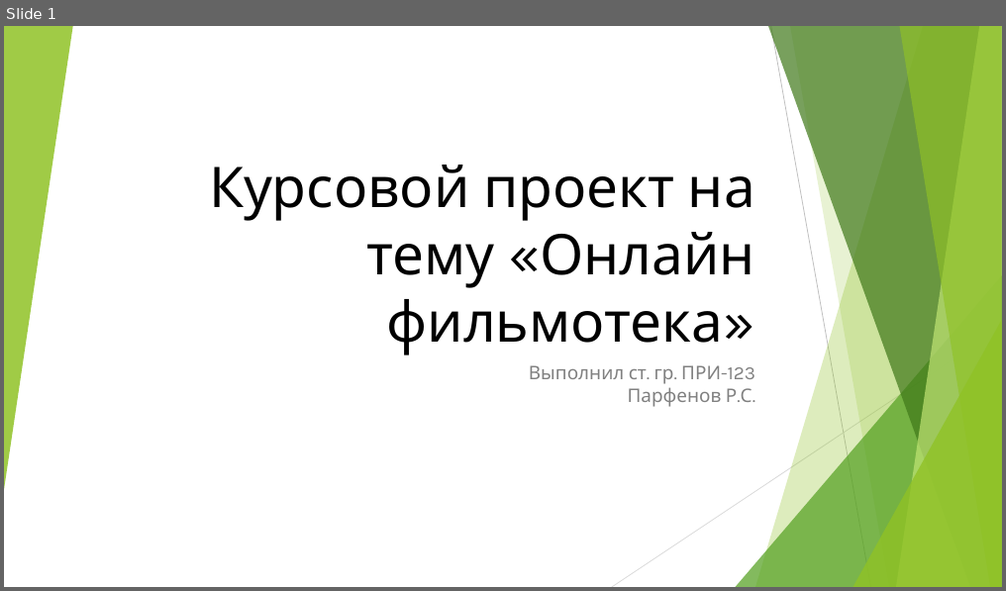
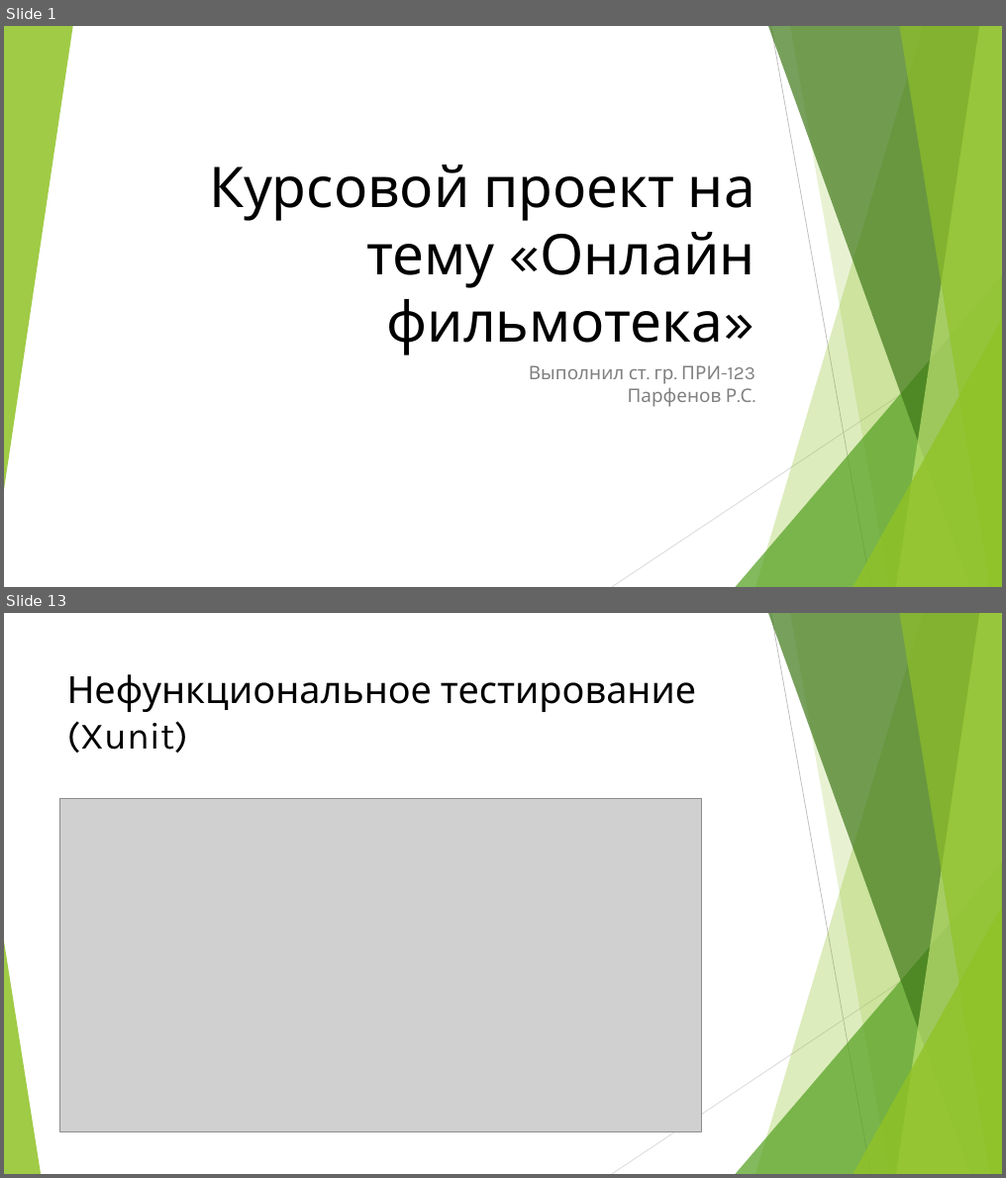
Before and after one commit to r0mbaa/OnlineMovies, a slide deck: Paperworks/Курсовой проект на тему «Онлайн фильмотека».pptx. Shown one above the other, each under a label of ours: slide 1 before the commit, slides 1 and 13 after it; the slides between them are not shown. The pictures are 1006x591 and 1006x1178 pixels, drawn with LibreOffice and Linux fonts; fonts in the diff are those of the drawing; grey boxes stand for pictures. Boxes give left, top, right and bottom in pixels: in the first picture for what was removed or moved away, otherwise in the second. Text is boxed around its words. In the diff, an @@ line names an element or a change of style, - is before the commit and + after.

```diff
--- a/Paperworks/Курсовой проект на тему «Онлайн фильмотека».pptx
+++ b/Paperworks/Курсовой проект на тему «Онлайн фильмотека».pptx
@@ slide 13 added at [4, 613, 1002, 1174], background #FFFFFF; not listed: 9 template elements that a slide beside it also shows @@
@@ title added at [67, 674, 696, 753], 36 pt, text #000000 @@
+Нефункциональное тестирование
+(Xunit)
@@ picture added at [59, 798, 701, 1132] @@
@@ triangle added at [4, 942, 41, 1174], fill #90C226 at 85% opacity @@
```
Also in this commit, not shown: 3 slides changed, 11 other slides added, 1 other file.
